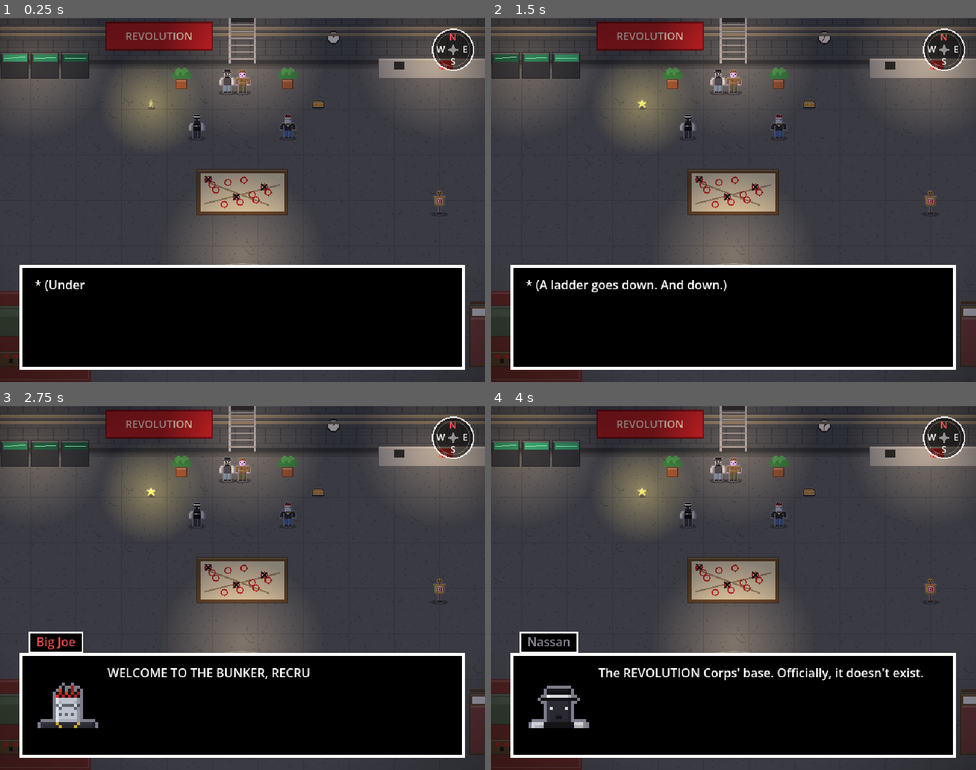
Above: before the commit, frames 1-4 (two rows, left to right).
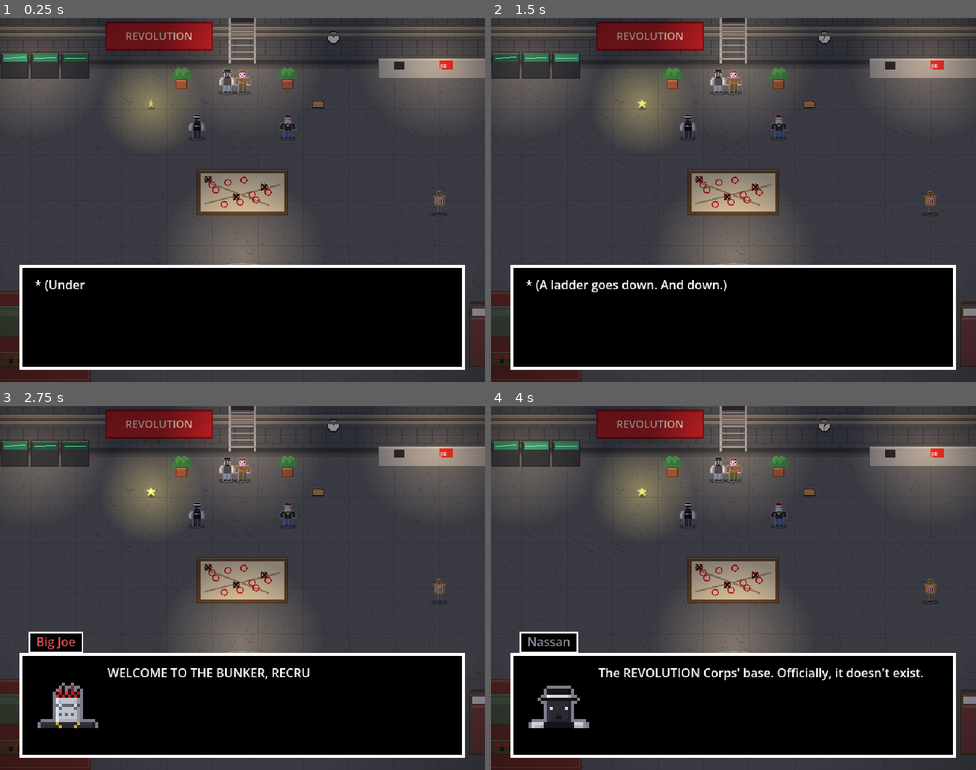
Above: after the commit, the same moments.

Repository: NCWethan/LoveToRuin
Game: Godot game, scene res://scenes/corps_base.tscn
Same seed, same stepped clock (60 frames per second), same inputs: the game is played once before the commit and once after it. This scene is started directly instead of the project's main scene. Sound files missing from this copy of the repository are replaced by a short silence.
Inputs:
- Up to frame 1 (0.25 s): no input
- Up to frame 2 (1.5 s): tap Enter (confirm) at 0.5, 0.6, 1.25 s; hold Right (ui_right) 0.53-1.28 s; hold Down (ui_down) from 1.28 s (still down); tap Shift (sprint) at 1.35 s
- Up to frame 3 (2.75 s): tap Enter (confirm) at 2 s; release Down (ui_down) at 2.03 s; hold Right (ui_right) from 2.03 s (still down); tap Keypad Enter at 2.1 s
- Up to frame 4 (4 s): release Right (ui_right) at 2.78 s; hold Up (ui_up) 2.78-3.53 s; tap Enter (confirm) at 2.85 s; hold Left (ui_left) from 3.53 s (still down); hold Shift (sprint) from 3.53 s (still down)

The runs differ from the first frame. In frame 1, 0.8% of the frame differs, in the area x 89-98%, y 2-15%; in frame 2, 0.8%; in frame 3, 0.8%; in frame 4, 0.8%.

Commit message:
Remove the compass
It had no use (north is always up, and nothing points to it).

Co-Authored-By: Claude Opus 5.5 <noreply@anthropic.com>

Diff:
--- a/scripts/overworld/area.gd
+++ b/scripts/overworld/area.gd
@@ -72,40 +72,12 @@
 	vignette.mouse_filter = Control.MOUSE_FILTER_IGNORE
 	vignette_layer.add_child(vignette)
 
-	# A compass in the top-right corner (it never turns; north is always up).
-	var compass_layer := CanvasLayer.new()
-	compass_layer.layer = 5
-	add_child(compass_layer)
-	var compass := Control.new()
-	compass.mouse_filter = Control.MOUSE_FILTER_IGNORE
-	compass.position = Vector2(598, 42)
-	compass_layer.add_child(compass)
-	compass.draw.connect(_draw_compass.bind(compass))
-	compass.queue_redraw()
-
 	# Music goes eerie near fragments (checked every frame).
 	get_tree().process_frame.connect(_check_fragment_music)
 
 	# On the Genocide path, the world changes with Elric.
 	if Game.dread() > 0:
 		_add_dread()
-
-
-## N, E, S and W around a little dial.
-func _draw_compass(compass: Control) -> void:
-	var font := ThemeDB.fallback_font
-	compass.draw_circle(Vector2.ZERO, 27, Color(0, 0, 0, 0.55))
-	compass.draw_arc(Vector2.ZERO, 27, 0, TAU, 32, Color(1, 1, 1, 0.85), 2.0)
-	compass.draw_arc(Vector2.ZERO, 22, 0, TAU, 32, Color(1, 1, 1, 0.25), 1.0)
-	# A small four-pointed star in the middle.
-	var star := PackedVector2Array([Vector2(0, -9), Vector2(2, -2), Vector2(9, 0), Vector2(2, 2),
-		Vector2(0, 9), Vector2(-2, 2), Vector2(-9, 0), Vector2(-2, -2)])
-	compass.draw_colored_polygon(star, Color(1, 1, 1, 0.5))
-	var letters := {"N": Vector2(0, -16), "E": Vector2(16, 0), "S": Vector2(0, 16), "W": Vector2(-16, 0)}
-	for letter in letters:
-		var size := font.get_string_size(letter, HORIZONTAL_ALIGNMENT_LEFT, -1, 12)
-		var color := Color(1.0, 0.35, 0.35) if letter == "N" else Color.WHITE
-		compass.draw_string(font, letters[letter] + Vector2(-size.x / 2, 4), letter, HORIZONTAL_ALIGNMENT_LEFT, -1, 12, color)
 
 
 ## A SAVE point: a star that twinkles between two frames, like in Undertale, and
Not shown, changed: DESIGN.md
